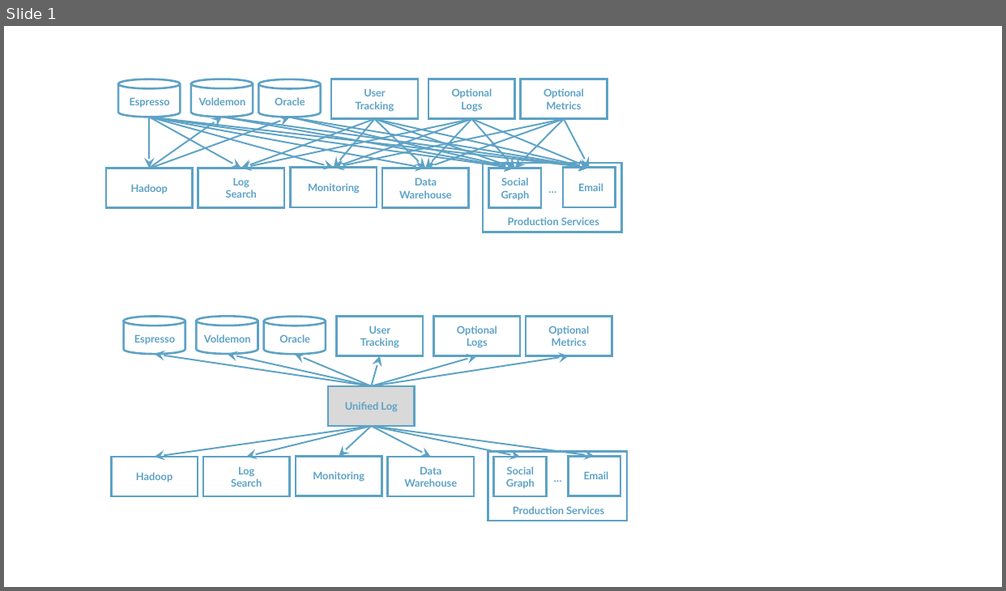
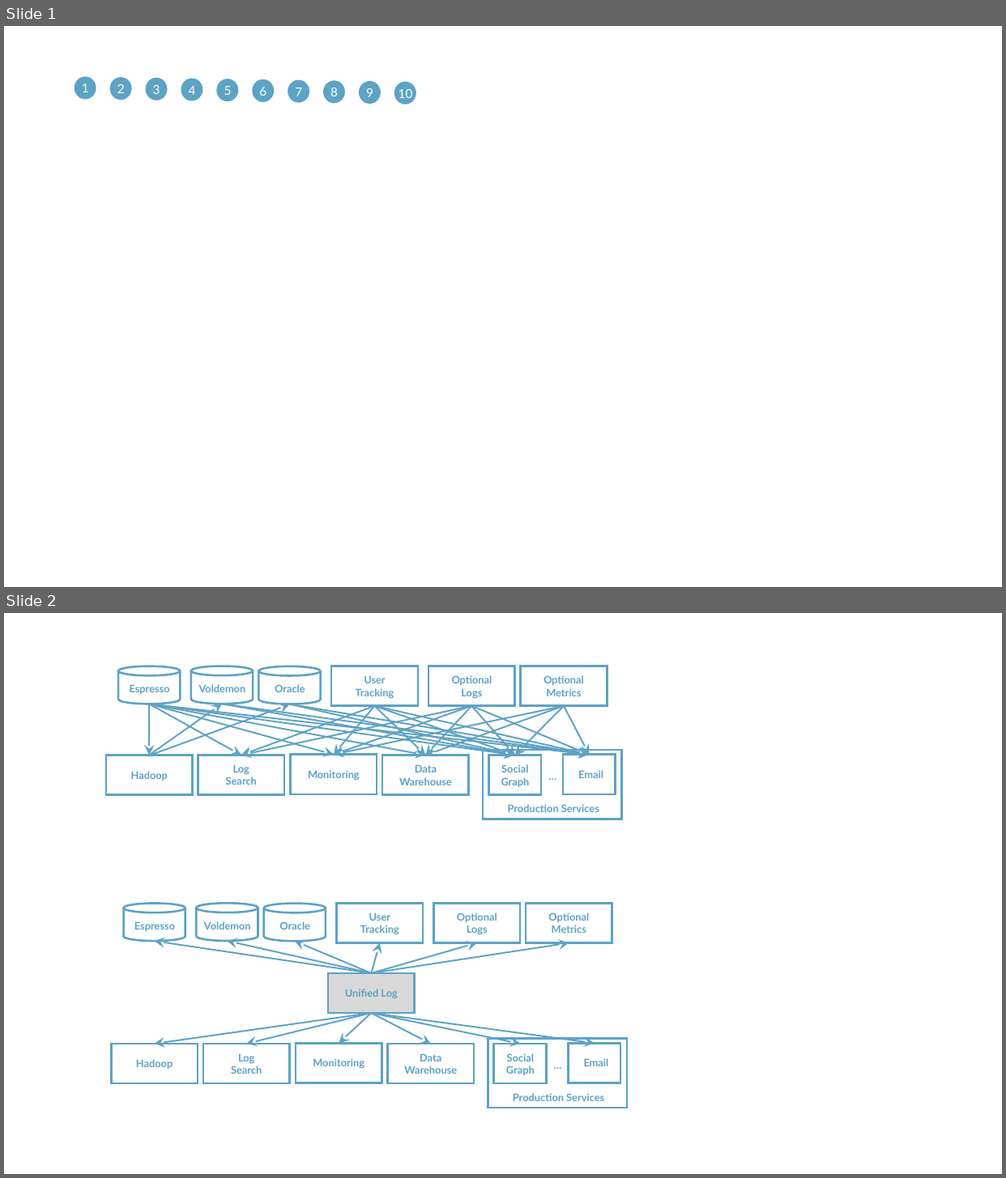
Before and after one commit to rudaks-han/book-summary, a slide deck: 아파치카프카_with자바/ref/프레젠테이션1.pptx. Shown one above the other, each under a label of ours: slide 1 before the commit, slides 1 and 2 after it. The pictures are 1006x591 and 1006x1178 pixels, drawn with LibreOffice and Linux fonts; fonts in the diff are those of the drawing. Boxes give left, top, right and bottom in pixels: in the first picture for what was removed or moved away, otherwise in the second. Text is boxed around its words. In the diff, an @@ line names an element or a change of style, - is before the commit and + after.

```diff
--- a/아파치카프카_with자바/ref/프레젠테이션1.pptx
+++ b/아파치카프카_with자바/ref/프레젠테이션1.pptx
@@ slide 1 added at [4, 26, 1002, 587], background #FFFFFF @@
@@ ellipse added at [75, 78, 95, 99], fill #5EA2C4, outline #5DA2C5 2 pt @@
@@ text added at [82, 84, 89, 92], 12 pt, text #FFFFFF @@
+1
@@ ellipse added at [111, 79, 130, 100], fill #5EA2C4, outline #5DA2C5 2 pt @@
@@ text added at [117, 84, 125, 93], 12 pt, text #FFFFFF @@
+2
@@ ellipse added at [147, 79, 166, 100], fill #5EA2C4, outline #5DA2C5 2 pt @@
@@ text added at [153, 85, 160, 94], 12 pt, text #FFFFFF @@
+3
@@ ellipse added at [182, 79, 202, 100], fill #5EA2C4, outline #5DA2C5 2 pt @@
@@ text added at [189, 86, 196, 95], 12 pt, text #FFFFFF @@
+4
@@ ellipse added at [217, 80, 236, 101], fill #5EA2C4, outline #5DA2C5 2 pt @@
@@ text added at [224, 86, 232, 95], 12 pt, text #FFFFFF @@
+5
@@ ellipse added at [253, 80, 273, 101], fill #5EA2C4, outline #5DA2C5 2 pt @@
@@ text added at [259, 87, 266, 96], 12 pt, text #FFFFFF @@
+6
@@ ellipse added at [288, 80, 308, 101], fill #5EA2C4, outline #5DA2C5 2 pt @@
@@ text added at [295, 88, 302, 96], 12 pt, text #FFFFFF @@
+7
@@ ellipse added at [325, 81, 344, 102], fill #5EA2C4, outline #5DA2C5 2 pt @@
@@ text added at [330, 88, 338, 96], 12 pt, text #FFFFFF @@
+8
@@ ellipse added at [360, 82, 379, 103], fill #5EA2C4, outline #5DA2C5 2 pt @@
@@ text added at [366, 88, 373, 97], 12 pt, text #FFFFFF @@
+9
@@ ellipse added at [395, 83, 415, 104], fill #5EA2C4, outline #5DA2C5 2 pt @@
@@ text added at [398, 89, 413, 98], 12 pt, text #FFFFFF @@
+10
@@ what was slide 1 is now slide 2 @@
```
Also in this commit, not shown: 1 slide changed, 1 other slide added, 1 other file.
